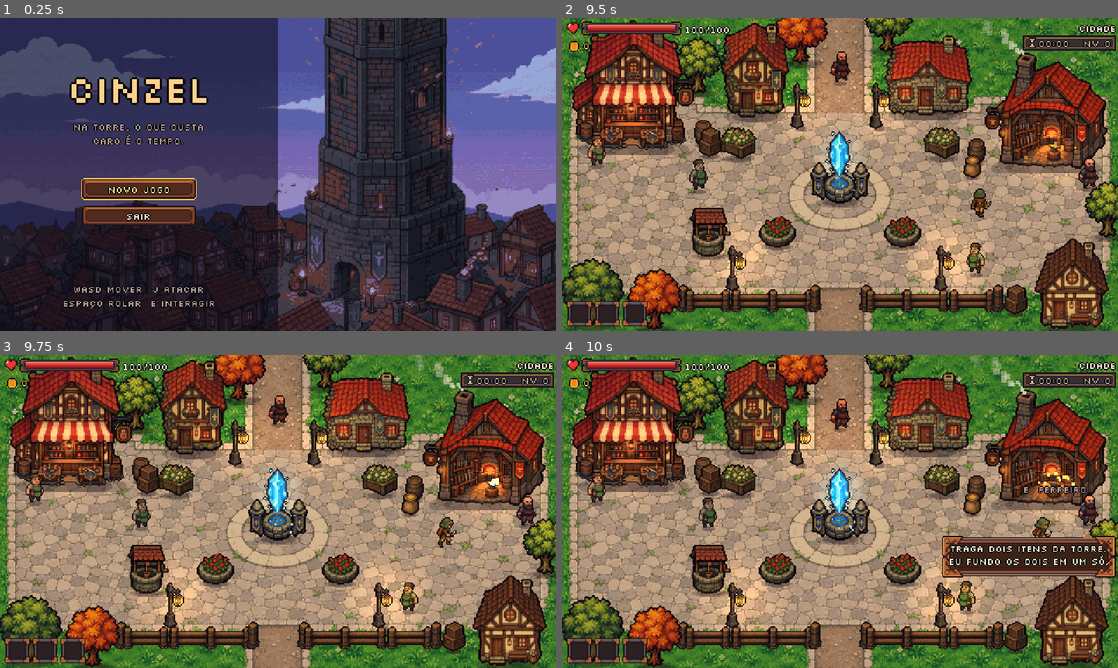
Above: before the commit, frames 1-4 (two rows, left to right).
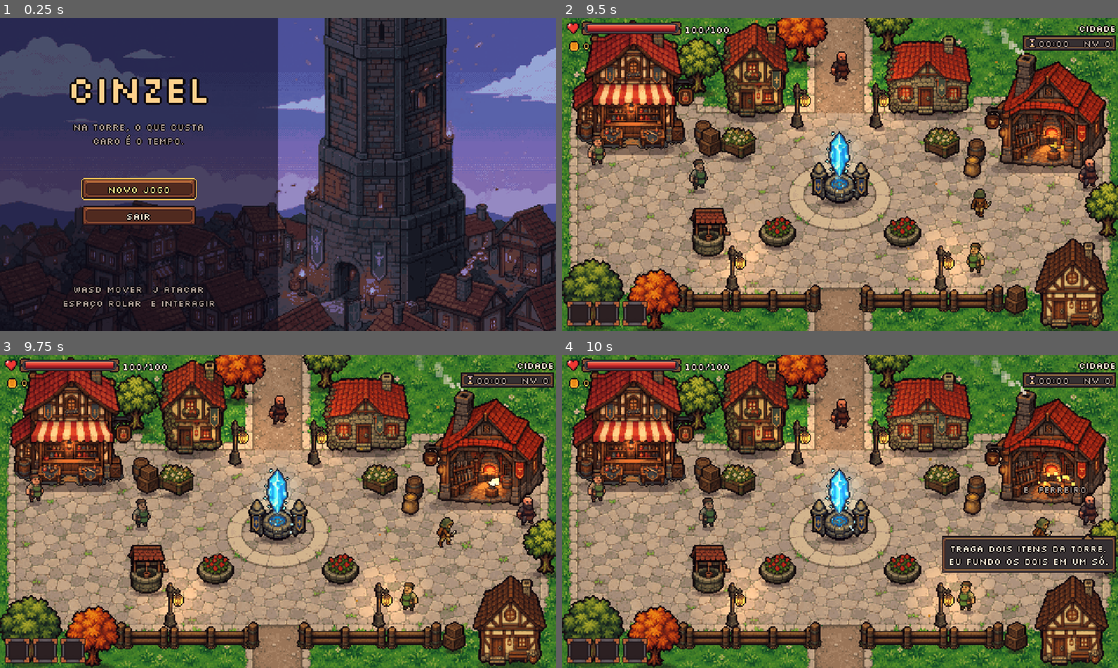
Above: after the commit, the same moments.

Repository: danicunhac/cinzel
Game: Godot game, scene res://ui/title.tscn
Two runs of this game, one before a commit and one after it. Both use one fixed random seed, a clock stepped at 60 frames per second and the inputs below.
Inputs (mouse positions are in pixels of both pictures, inside the frame that each line leads up to):
- Up to frame 1 (0.25 s): no input
- Up to frame 2 (9.5 s): click "Novo jogo" at 0.5 s; tap Enter at 1.25 s; move the mouse to (812, 237) at 1.27 s; hold W (move_up) 1.28-2.75 s; tap J (attack) at 1.35, 4.35, 8.85 s; move the mouse to (1006, 221) at 2.02 s; tap E (interact) at 2.1, 5.1 s; click "Andar 1" at 2.75 s; move the mouse to (673, 127) at 3.52 s; hold A (move_left) 3.53-5.03 s; tap Space (roll) at 3.6, 8.1 s; move the mouse to (867, 174) at 4.27 s; move the mouse to (756, 96) at 5.02 s; hold S (move_down) 5.03-5.75 s; tap Escape (pause) at 5.65 s; click "Voltar ao título" at 5.75 s; click "Confirmar: a run se perde" at 6.5 s; click "Novo jogo" at 7.25 s; move the mouse to (962, 158) at 8.02 s; hold D (move_right) 8.03-8.78 s; move the mouse to (728, 190) at 8.77 s; hold W (move_up) from 8.78 s (still down)
- Up to frame 3 (9.75 s): move the mouse to (333, 442) at 9.52 s; release W (move_up) at 9.53 s; hold D (move_right) from 9.53 s (still down); tap E (interact) at 9.6 s
- Up to frame 4 (10 s): keep holding D (move_right)

Frames 1-3 are identical in both runs. In frame 4, 2.9% of the frame differs, in the area x 68-100%, y 57-72%.

Commit message:
fix: balão, áreas atrás dos prédios e HUD novo

Diff:
--- a/game/autoload/game.gd
+++ b/game/autoload/game.gd
@@ -2,6 +2,8 @@
 ## Autoload. Holds the current run and scene flow.
 
 const SwapItemPanelScene := preload("res://ui/swap_item_panel.tscn")
+## Scene-change fade-in (see goto).
+const FADE_TIME := 0.35
 
 var run: RunState
 var in_boss_room: bool = false
@@ -9,6 +11,9 @@
 ## before RunState.die() zeroes it: {"floor": int, "seconds": float, "gold": int}.
 ## Empty until a run ends.
 var last_run: Dictionary[String, Variant] = {}
+
+var _fade: ColorRect
+var _fade_tween: Tween
 
 
 func _ready() -> void:
@@ -24,12 +29,6 @@
 ## Every scene change uses the same transition: the screen cuts to black and
 ## the new scene fades in (DoD, one transition type). The change itself is not
 ## delayed, so code that waits for the next scene keeps working.
-const FADE_TIME := 0.35
-
-var _fade: ColorRect
-var _fade_tween: Tween
-
-
 func goto(scene_path: String) -> void:
 	get_tree().change_scene_to_file(scene_path)
 	_fade_in()
--- a/game/tests/unit/test_town_cta.gd
+++ b/game/tests/unit/test_town_cta.gd
@@ -78,4 +78,26 @@
 		bubble.say(TownScript.LINES[key])
 		await _tree().process_frame
 		T.ok(bubble.line_count() <= TownLogic.BUBBLE_MAX_LINES, "%s: %d lines" % [key, bubble.line_count()])
+		var f := bubble.label.get_parent() as Control
+		T.ok(bubble.label.position.y + bubble.label.size.y <= f.size.y - UiKit.PLAQUE_MARGIN + 1, "%s: text inside the frame" % key)
 	bubble.free()
+
+
+func test_backs_of_buildings_are_blocked_paths_open() -> void:
+	_game().new_run()
+	var town := await _spawn("res://world/town.tscn")
+	await _tree().physics_frame
+	await _tree().physics_frame
+	var space := (town as Node2D).get_world_2d().direct_space_state
+	var q := PhysicsPointQueryParameters2D.new()
+	var blocked: Array[Vector2] = [Vector2(60, 60), Vector2(166, 50), Vector2(316, 50), Vector2(418, 60), Vector2(440, 230), Vector2(150, 256)]
+	for p in blocked:
+		q.position = p
+		T.ok(not space.intersect_point(q).is_empty(), "blocked at %s" % p)
+	var open: Array[Vector2] = [Vector2(240, 40), Vector2(240, 200), Vector2(240, 258), TownScript.SPOTS[&"shop"], TownScript.SPOTS[&"smith"], TownScript.SPOTS[&"teleport"]]
+	for p in open:
+		q.position = p
+		var walls := space.intersect_point(q).filter(func(h: Dictionary) -> bool: return h["collider"] is StaticBody2D)
+		T.ok(walls.is_empty(), "open at %s" % p)
+	town.free()
+	_game().new_run()
--- a/game/world/speech_bubble.gd
+++ b/game/world/speech_bubble.gd
@@ -1,6 +1,6 @@
 class_name SpeechBubble
 extends Node2D
-## Short NPC line in a bronze frame over the town (no modal, no pause).
+## Short NPC line on an iron plaque over the town (no modal, no pause).
 ## Place it at the speaker's feet; it sits just below them, clamped to the
 ## screen, so it never hides the building behind the speaker. Pops in when
 ## shown. At most 25 words in 3 lines (DP 2.1).
@@ -17,7 +17,9 @@
 func _init() -> void:
 	z_index = 60
 	visible = false
-	_frame = UiKit.frame(Vector2(WIDTH, 20))
+	# The plaque (9-slice margin 4) fits a 1 to 3 line bubble; the window
+	# frame's 18 px iron edge would cover the text.
+	_frame = UiKit.plaque(Vector2(WIDTH, 20))
 	add_child(_frame)
 	label = Label.new()
 	label.autowrap_mode = TextServer.AUTOWRAP_WORD_SMART
@@ -27,10 +29,16 @@
 	label.size = Vector2(WIDTH - PAD * 2, 10)
 	label.position = Vector2(PAD, PAD)
 	_frame.add_child(label)
+	# Tail pointing up at the speaker: dark outline, bronze fill like the
+	# plaque's rim. Drawn after the frame so it bridges the rim.
 	_tail = Polygon2D.new()
-	_tail.polygon = PackedVector2Array([Vector2(-4, 1), Vector2(4, 1), Vector2(0, -4)])
-	_tail.color = Color(0.72, 0.45, 0.25)
+	_tail.polygon = PackedVector2Array([Vector2(-5, 2), Vector2(5, 2), Vector2(0, -4)])
+	_tail.color = Color8(24, 16, 20)
 	add_child(_tail)
+	var fill := Polygon2D.new()
+	fill.polygon = PackedVector2Array([Vector2(-3, 2), Vector2(3, 2), Vector2(0, -2)])
+	fill.color = Color8(149, 107, 62)
+	_tail.add_child(fill)
 
 
 func say(text: String) -> void:
--- a/game/world/town.gd
+++ b/game/world/town.gd
@@ -85,6 +85,20 @@
 	["fence", Vector2(354, 254), Vector2.ZERO],
 	["fence_post", Vector2(376, 254), Vector2.ZERO],
 ]
+## Unreachable areas: from the top of the screen down to the back rows'
+## footprints (shop, house A, house B, forge), behind house C, and the fence
+## line with the grass under it. The north path (x 200-280), the plaza and
+## the south path (x 222-258) stay open.
+const BLOCKED: Array[Rect2] = [
+	Rect2(0, 0, 136, 106),
+	Rect2(136, 0, 64, 86),
+	Rect2(280, 0, 86, 84),
+	Rect2(366, 0, 114, 108),
+	Rect2(466, 108, 14, 22),
+	Rect2(408, 196, 72, 74),
+	Rect2(0, 244, 222, 26),
+	Rect2(258, 244, 150, 26),
+]
 ## Points of light: [position, radius in px, energy].
 const LIGHTS: Array = [
 	[Vector2(209, 70), 44.0, 0.8],
@@ -252,7 +266,8 @@
 	add_child(cm)
 
 
-## Screen edges; buildings add their own footprints in _piece().
+## Screen edges, the areas behind the buildings (the player would vanish
+## there) and the fence line; buildings add their own footprints in _piece().
 func _build_bounds() -> void:
 	var body := StaticBody2D.new()
 	body.name = "Bounds"
@@ -261,6 +276,8 @@
 	_rect(body, Rect2(SCREEN.x, 0, 16, SCREEN.y))
 	_rect(body, Rect2(0, -16, SCREEN.x, 16 + 18))
 	_rect(body, Rect2(0, SCREEN.y - 6, SCREEN.x, 16))
+	for r: Rect2 in BLOCKED:
+		_rect(body, r)
 
 
 func _rect(body: StaticBody2D, r: Rect2) -> void:
@@ -323,10 +340,11 @@
 		add_child(cta)
 		_ctas[id] = cta
 	# Hint and bubble live on a screen layer (no camera here, so screen and
-	# world coordinates match): no CanvasModulate tint, always above props.
+	# world coordinates match): no CanvasModulate tint, above props and the
+	# HUD (layer 5), below the panels (layer 30).
 	var overlay := CanvasLayer.new()
 	overlay.name = "Talk"
-	overlay.layer = 5
+	overlay.layer = 8
 	add_child(overlay)
 	_hint = UiKit.label("", UiKit.COLOR_ITEM, HORIZONTAL_ALIGNMENT_CENTER)
 	_hint.size = Vector2(80, 10)
Binary file removed: game/assets/tiles/town.png
Not shown, removed: game/assets/tiles/town.png.import
Not shown, changed: docs/assets.md
